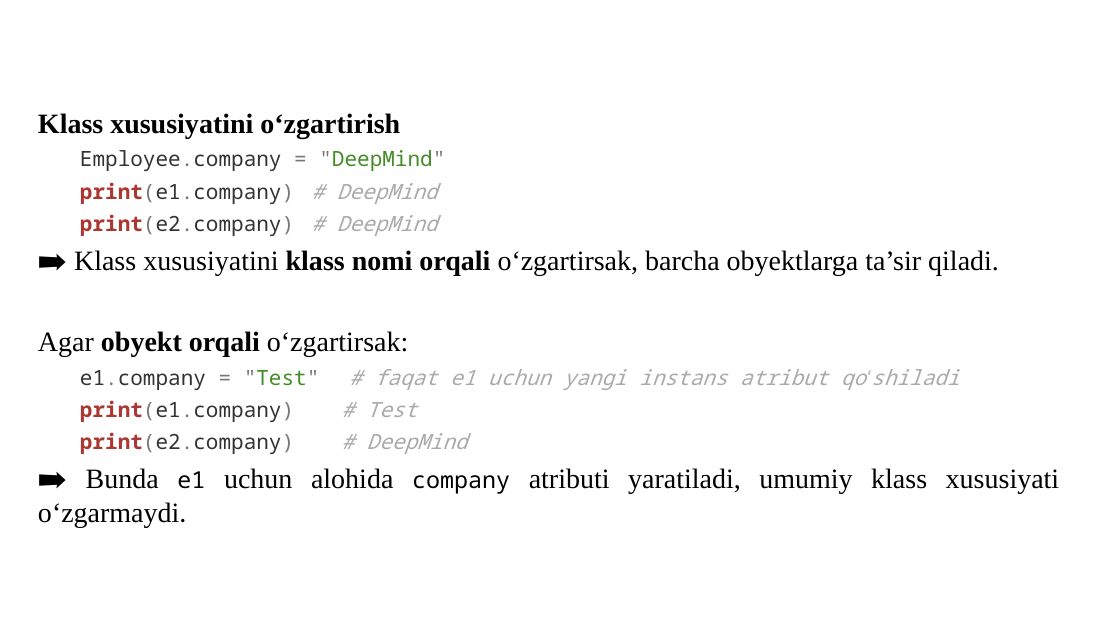
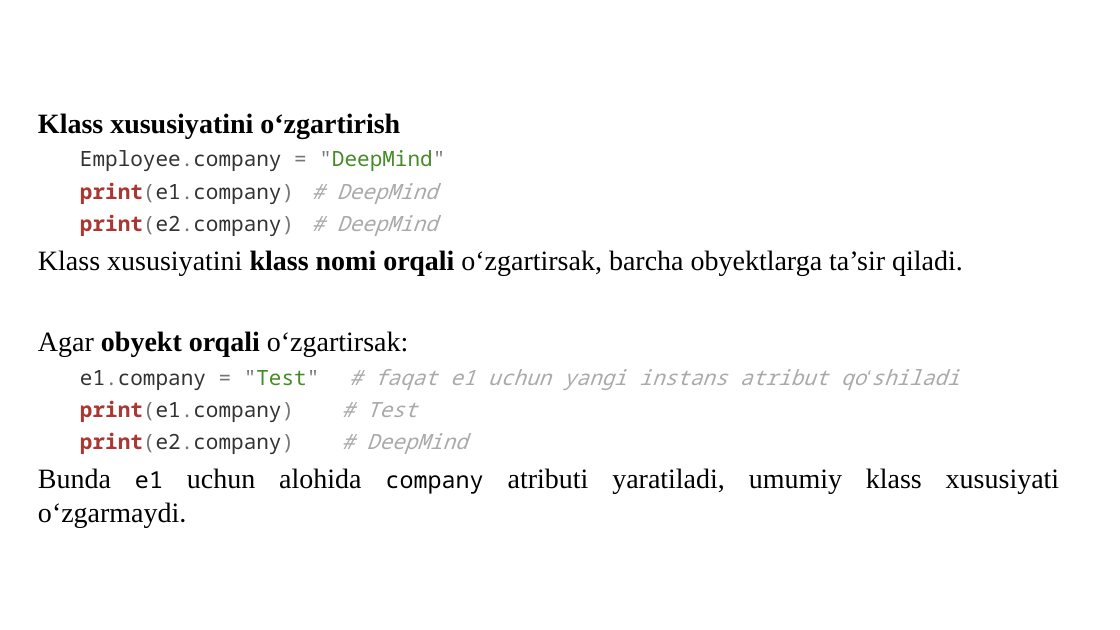
Before and after one commit to qwerty291996/2025-2026, a slide deck: slide 15 of Dars materiallari 2025-2026/Sun'iy intellekt asoslari 2025-2026/1.15 Pythonda Vorislikdan foydalanish/1.15 Pythonda Vorislikdan foydalanish.pptx (slide 14 before the commit). Drawn at 1120x630 pixels with LibreOffice and Linux fonts; fonts in the diff are those of the drawing. Boxes give left, top, right and bottom in pixels: in the first picture for what was removed or moved away, otherwise in the second. Text is boxed around its words. In the diff, an @@ line names an element or a change of style, - is before the commit and + after.

```diff
--- a/Dars materiallari 2025-2026/Sun'iy intellekt asoslari 2025-2026/1.15 Pythonda Vorislikdan foydalanish/1.15 Pythonda Vorislikdan foydalanish.pptx
+++ b/Dars materiallari 2025-2026/Sun'iy intellekt asoslari 2025-2026/1.15 Pythonda Vorislikdan foydalanish/1.15 Pythonda Vorislikdan foydalanish.pptx
@@ text at bbox=[38, 250, 963, 276]: text changed @@
-➡ Klass xususiyatini klass nomi orqali o‘zgartirsak, barcha obyektlarga ta’sir qiladi.
+Klass xususiyatini klass nomi orqali o‘zgartirsak, barcha obyektlarga ta’sir qiladi.
@@ text at bbox=[38, 468, 1060, 528]: text changed @@
-➡ Bunda e1 uchun alohida company atributi yaratiladi, umumiy klass xususiyati o‘zgarmaydi.
+Bunda e1 uchun alohida company atributi yaratiladi, umumiy klass xususiyati o‘zgarmaydi.
```
Also in this commit, not shown: 5 other slides changed, 1 slide added, 3 slides removed, 13 other files.
